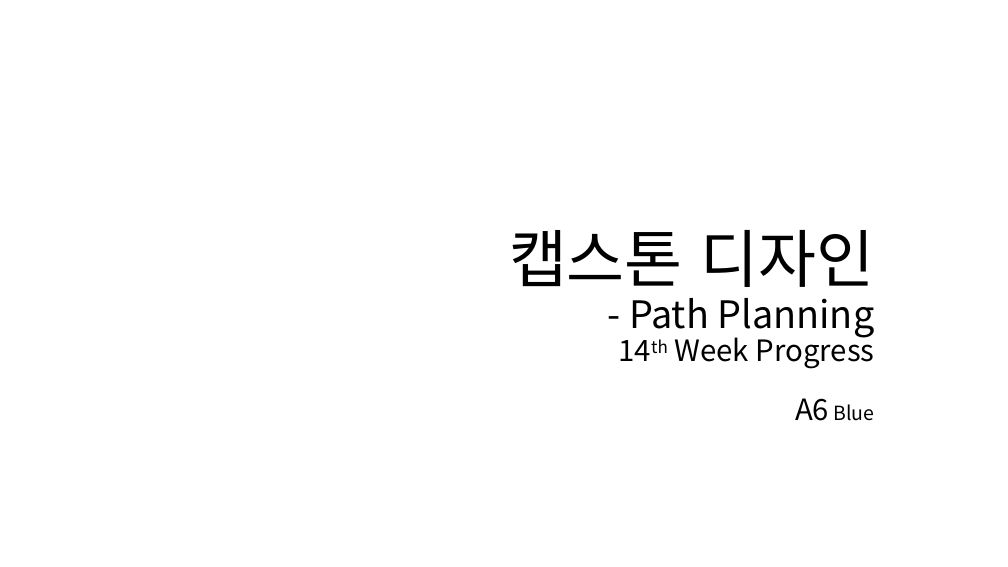
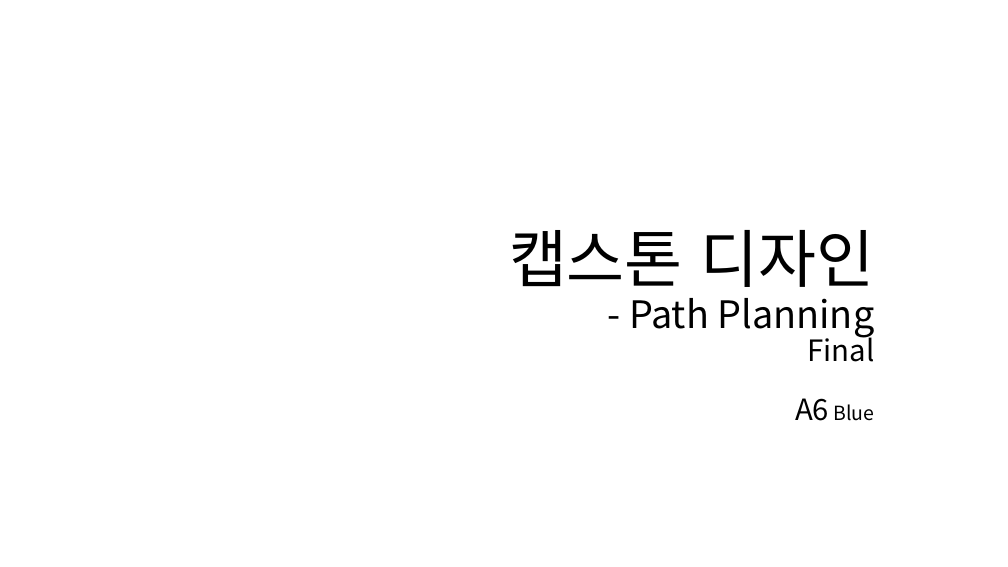
Before and after one commit to blu-y/reports, a slide deck: slide 1 of ppt/2022_02_CAPSTONE_A6Blue.pptx. Drawn at 1008x567 pixels with LibreOffice and Linux fonts; fonts in the diff are those of the drawing; background and template pictures are left out. Boxes give left, top, right and bottom in pixels: in the first picture for what was removed or moved away, otherwise in the second. Text is boxed around its words. In the diff, an @@ line names an element or a change of style, - is before the commit and + after.

Commit message:
Upload

```diff
--- a/ppt/2022_02_CAPSTONE_A6Blue.pptx
+++ b/ppt/2022_02_CAPSTONE_A6Blue.pptx
@@ title at [509,230,875,362]: text changed; size 28 to 36 pt @@
-캡스톤 디자인
-- Path Planning
-14th Week Progress
+캡스톤 디자인
+- Path Planning
+Final
```
